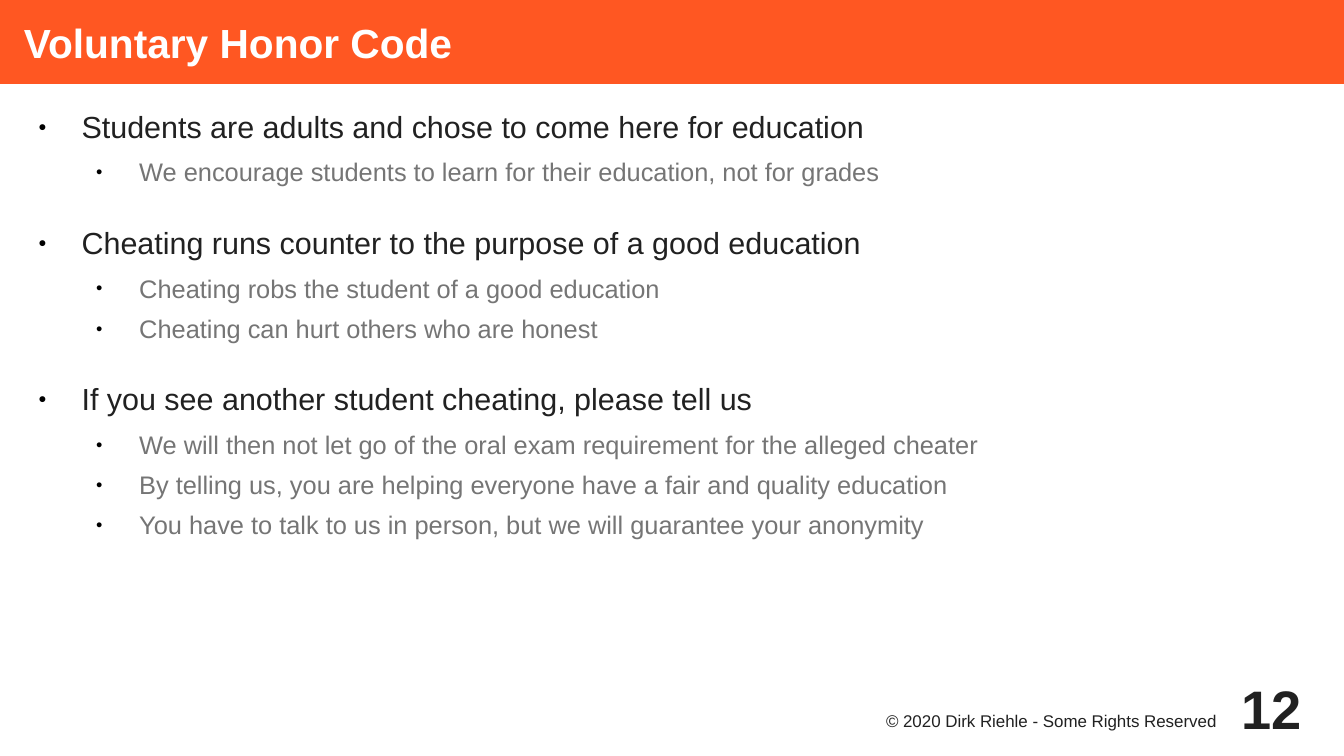
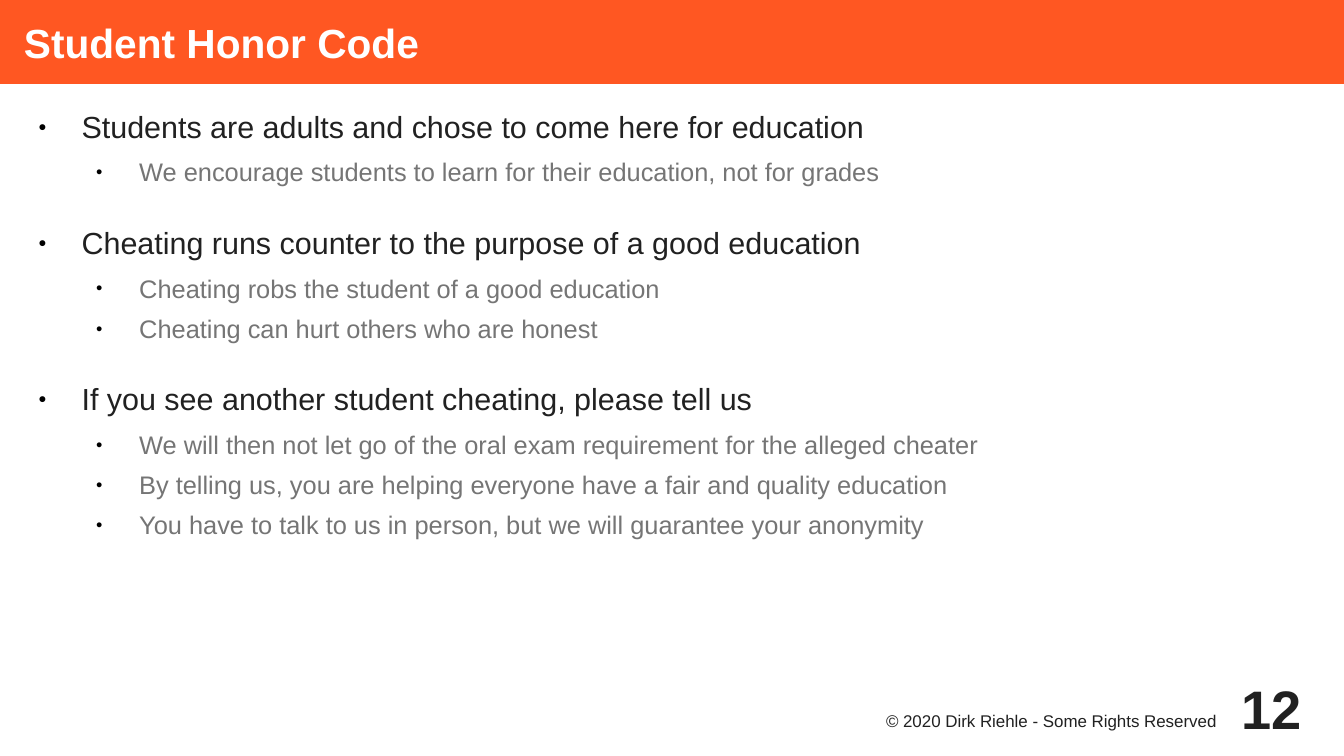
Before and after one commit to dirkriehle/adap-course, a slide deck: slide 12 of Lecture Slides/ADAP A01 - Course Introduction.odp. Drawn at 1344x756 pixels with LibreOffice and Linux fonts; fonts in the diff are those of the drawing. Boxes give left, top, right and bottom in pixels: in the first picture for what was removed or moved away, otherwise in the second. Text is boxed around its words. In the diff, an @@ line names an element or a change of style, - is before the commit and + after.

```diff
--- a/Lecture Slides/ADAP A01 - Course Introduction.odp
+++ b/Lecture Slides/ADAP A01 - Course Introduction.odp
@@ title at bbox=[24, 28, 419, 59]: text changed @@
-Voluntary Honor Code
+Student Honor Code
```
Also in this commit, not shown: 3 other slides changed, 3 other files.
